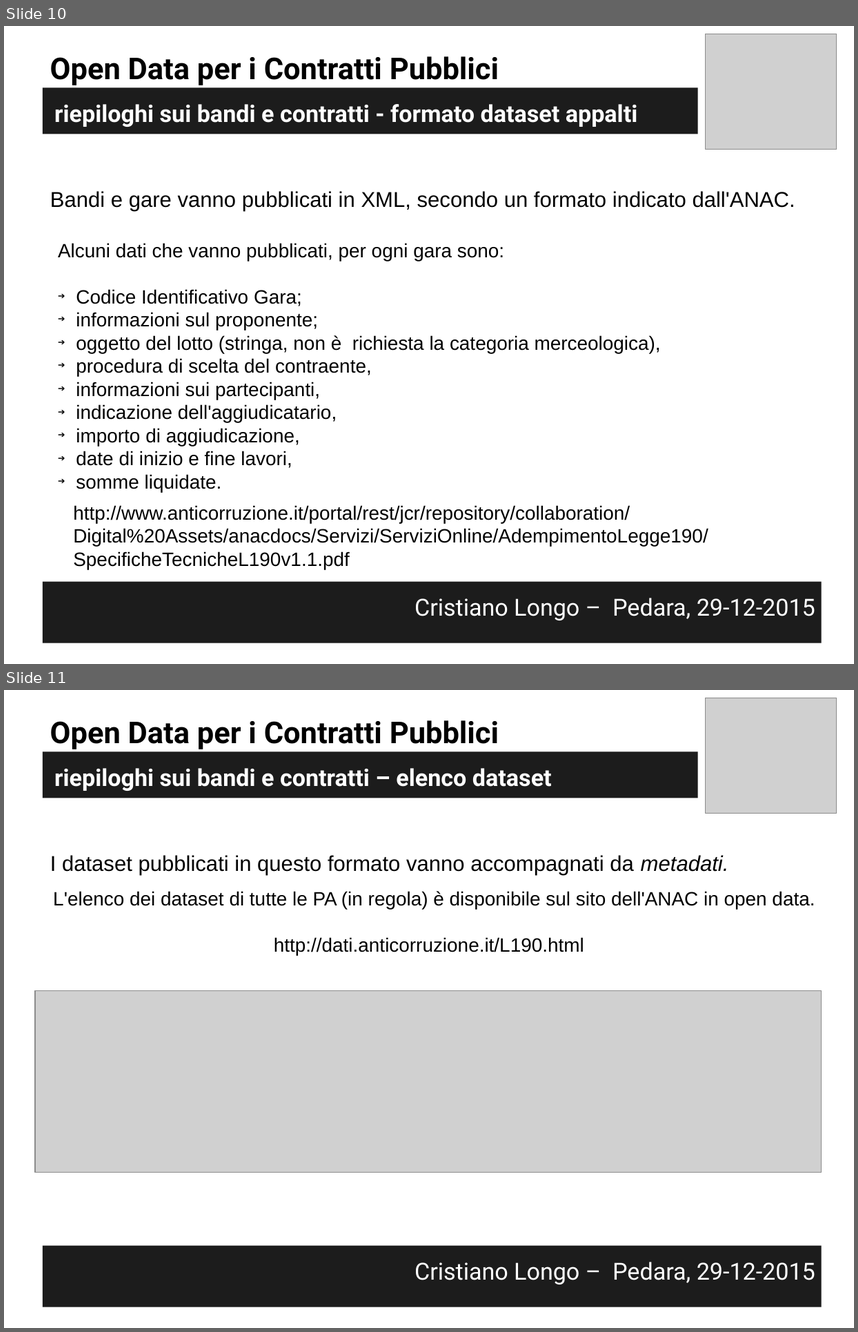
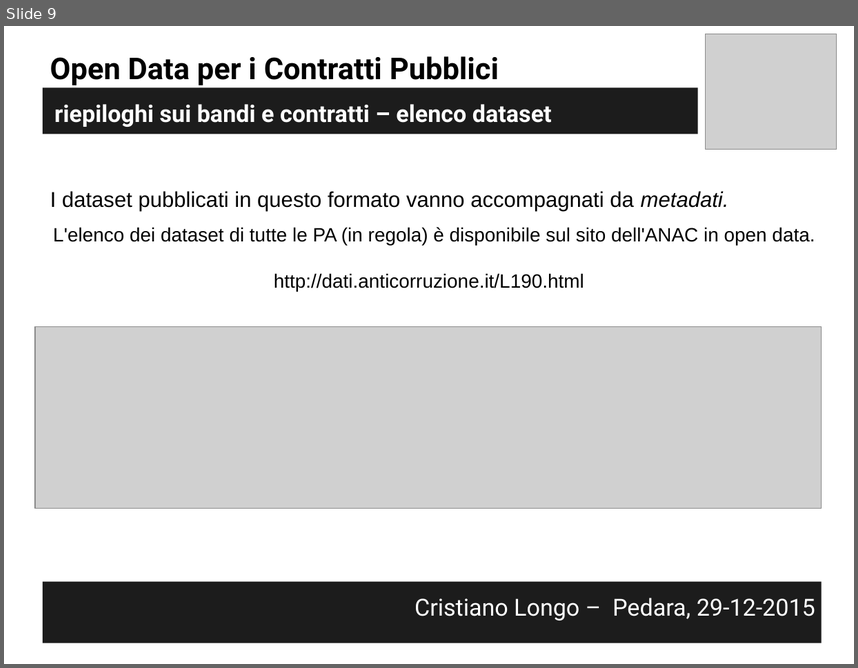
Before and after one commit to opendatahacklab/opendatahacklab.github.io, a slide deck: events/29Dic2015/CristianoLongo_29Dic2015.odp. Shown one above the other, each under a label of ours: slides 10 and 11 before the commit, slide 9 after it. The pictures are 858x1332 and 858x668 pixels, drawn with LibreOffice and Linux fonts; fonts in the diff are those of the drawing; grey boxes stand for pictures. Boxes give left, top, right and bottom in pixels: in the first picture for what was removed or moved away, otherwise in the second. Text is boxed around its words. In the diff, an @@ line names an element or a change of style, - is before the commit and + after.

```diff
--- a/events/29Dic2015/CristianoLongo_29Dic2015.odp
+++ b/events/29Dic2015/CristianoLongo_29Dic2015.odp
@@ slide 10 removed at <box>4,26,854,664</box>, background #FFFFFF @@
@@ picture removed at <box>706,34,837,150</box> @@
@@ text removed at <box>50,56,499,85</box> @@
-Open Data per i Contratti Pubblici
@@ text removed at <box>43,87,698,134</box> @@
-riepiloghi sui bandi e contratti - formato dataset appalti
@@ text removed at <box>50,191,795,211</box> @@
-Bandi e gare vanno pubblicati in XML, secondo un formato indicato dall'ANAC.
@@ text removed at <box>58,243,661,492</box> @@
-Alcuni dati che vanno pubblicati, per ogni gara sono:
-➔ Codice Identificativo Gara;
-➔ informazioni sul proponente;
-➔ oggetto del lotto (stringa, non è richiesta la categoria merceologica),
-➔ procedura di scelta del contraente,
-➔ informazioni sui partecipanti,
-➔ indicazione dell'aggiudicatario,
-➔ importo di aggiudicazione,
-➔ date di inizio e fine lavori,
-➔ somme liquidate.
@@ text removed at <box>73,505,708,569</box> @@
-http://www.anticorruzione.it/portal/rest/jcr/repository/collaboration/Digital%20Assets/anacdocs/Servizi/ServiziOnline/AdempimentoLegge190/SpecificheTecnicheL190v1.1.pdf
@@ text removed at <box>43,581,822,642</box> @@
-Cristiano Longo – Pedara, 29-12-2015
@@ what was slide 11 is now slide 9 @@
```
Also in this commit, not shown: 2 slides changed, 4 slides added, 2 other slides removed, 2 other files.
